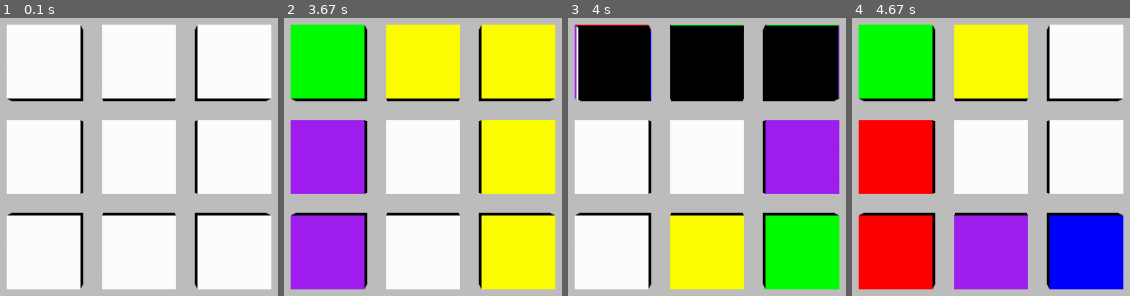
Above: before the commit, frames 1-4 (left to right).
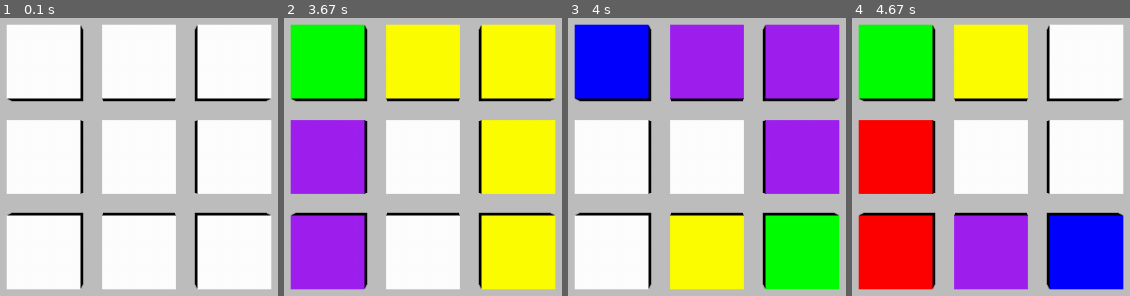
Above: after the commit, the same moments.

Repository: wordminer/rubix_3d_pygame
Game: pygame game, started from src/main.py
Two runs of this game, one before a commit and one after it. Both use one fixed random seed, a clock stepped at 60 frames per second and the inputs below.
Inputs (mouse positions are in pixels of both pictures, inside the frame that each line leads up to):
- Up to frame 1 (0.1 s): no input
- Up to frame 2 (3.67 s): hold D 0.33-0.8 s; move the mouse to (389, 182) at 0.37 s; hold D 0.83-1.3 s; move the mouse to (outside the picture) at 0.87 s; click (511, 276) at 1.95 s; hold A 2.23-2.63 s; move the mouse to (outside the picture) at 2.27 s; tap F at 2.3, 2.6, 2.73, 3.03, 3.4 s; tap U at 2.38 s; hold D 2.67-3.3 s; move the mouse to (outside the picture) at 2.7 s; hold A from 3.33 s (still down); move the mouse to (outside the picture) at 3.37 s
- Up to frame 3 (4 s): tap F at 3.7, 3.9 s; release A at 3.8 s; hold D from 3.83 s (still down); move the mouse to (809, 204) at 3.87 s; tap U at 3.98 s
- Up to frame 4 (4.67 s): tap F at 4.2, 4.4 s; release D at 4.3 s; hold D from 4.33 s (still down); move the mouse to (outside the picture) at 4.37 s

Frames 1-2 are identical in both runs. In frame 3, 22% of the frame differs, in the area x 2-98%, y 2-31%; in frame 4, nothing differs.

Commit message:
update button fix

Diff:
--- a/src/main.py
+++ b/src/main.py
@@ -13,6 +13,7 @@
 Cube.create_cube()
 Cube.create_face_represent(const.CAMERA_COORD)
 Cube.set_color(const.COLOR_BLANK)
+Cube.set_distance_argument(const.CAMERA_COORD)
 
 
 while True:
@@ -22,8 +23,6 @@
     mouse_pos_change = Mouse.Moving(const.CAMERA_COORD, Cube)
     check_mouse = Mouse.checking_mouse(Cube, const.WIN_SCALE, const.WIN_WIDTH, const.WIN_HIGHT, const.CAMERA_COORD)
 
-
-    Cube.set_distance_argument(const.CAMERA_COORD)
     rotation_ctr.Rotate_Cube(Cube, (-mouse_pos_change[0][1], mouse_pos_change[0][0], 0))
 
     if mouse_pos_change[1] != None:
@@ -46,6 +45,7 @@
         rotation_ctr.Rotate_by_code(Cube, (event))
 
     game_dis.window.fill(const.WIN_FILL_COLOR)
+    Cube.set_distance_argument(const.CAMERA_COORD)
 
     Cube.show_rubix_face(game_dis, const.CAMERA_COORD, const.WIN_SCALE)
 
